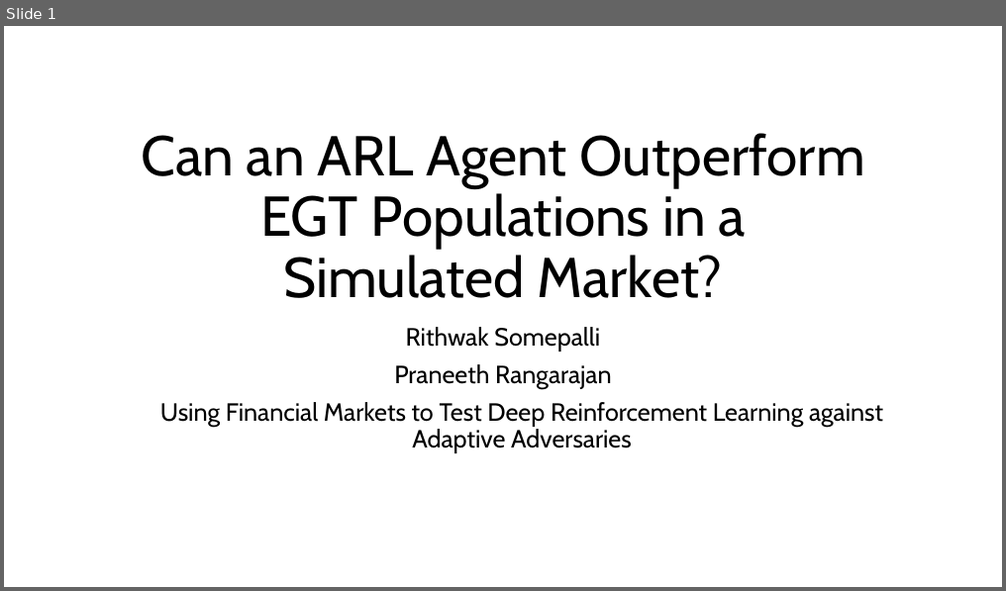
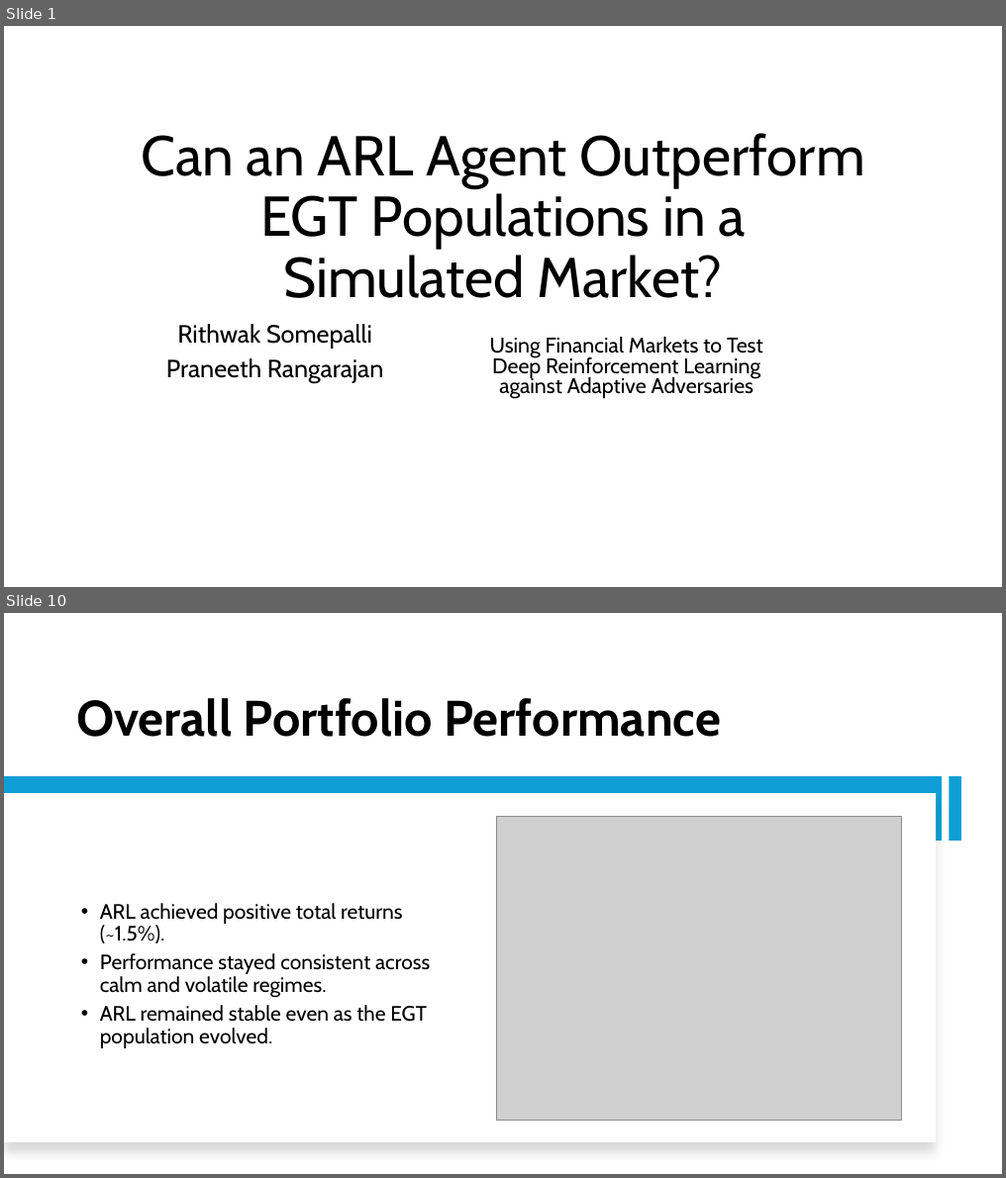
Before and after one commit to Srithwak/Coevolutionary_ARL_vs_EGT_agents_research, a slide deck: presentation.pptx. Shown one above the other, each under a label of ours: slide 1 before the commit, slides 1 and 10 after it; the slides between them are not shown. The pictures are 1006x591 and 1006x1178 pixels, drawn with LibreOffice and Linux fonts; fonts in the diff are those of the drawing; grey boxes stand for pictures. Boxes give left, top, right and bottom in pixels: in the first picture for what was removed or moved away, otherwise in the second. Text is boxed around its words. In the diff, an @@ line names an element or a change of style, - is before the commit and + after.

Commit message:
Pushing initial formatted ppt

```diff
--- a/presentation.pptx
+++ b/presentation.pptx
@@ slide 10 added at (4, 613, 1002, 1174), background #FFFFFF @@
@@ title added at (76, 698, 721, 737), 48 pt, text #000000, bold @@
+Overall Portfolio Performance
@@ rectangle added at (4, 777, 943, 841), fill #0F9ED5 @@
@@ rectangle added at (948, 777, 961, 841), fill #0F9ED5 @@
@@ rectangle added at (4, 793, 936, 1143), fill #FFFFFF @@
@@ picture added at (496, 817, 902, 1121) @@
@@ text added at (100, 903, 430, 1049), 20 pt, text #000000 @@
+• ARL achieved positive total returns (~1.5%).
+• Performance stayed consistent across calm and volatile regimes.
+• ARL remained stable even as the EGT population evolved.
@@ slide 1 changed as well @@
@@ subtitle "Rithwak Somepalli" at (166, 324, 383, 383): line spacing 0.9 to 0.8 @@
@@ text "Using Financial Markets to Test ...": place and size @@
-text "Using Financial Markets to Test ..." at (160, 402, 883, 454)
+text "Using Financial Markets to Test ..." at (490, 337, 763, 399)
@@ text "Using Financial Markets to Test ..." at (490, 337, 763, 399): size 24 to 20.4 pt; line spacing 0.9 to 0.8 @@
```
Also in this commit, not shown: 5 other slides changed, 9 other slides added, 9 slides removed.
